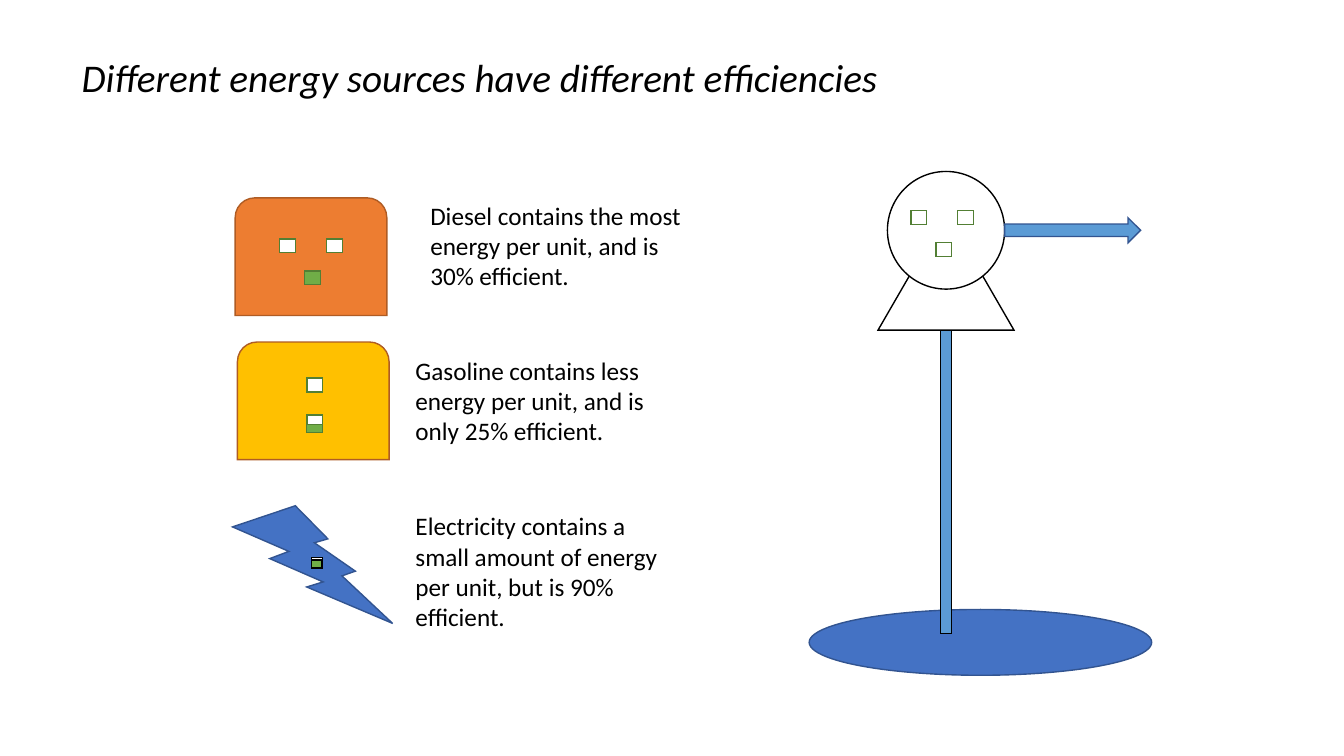
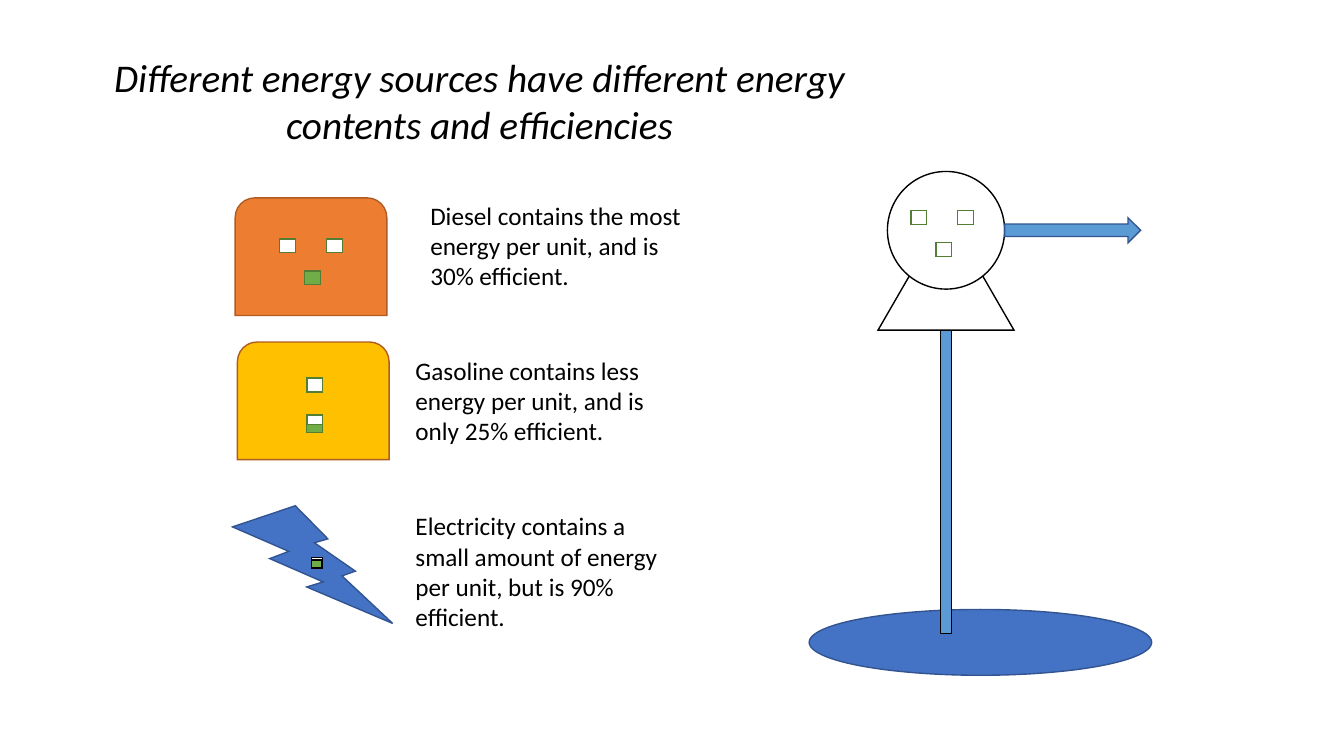
Before and after one commit to vanichols/alfalfa, a slide deck: slide 12 of docs/energy-source-visual.pptx (slide 10 before the commit). Drawn at 1344x756 pixels with LibreOffice and Linux fonts; fonts in the diff are those of the drawing. Boxes give left, top, right and bottom in pixels: in the first picture for what was removed or moved away, otherwise in the second. Text is boxed around its words. In the diff, an @@ line names an element or a change of style, - is before the commit and + after.

Commit message:
update fuel manu energy

```diff
--- a/docs/energy-source-visual.pptx
+++ b/docs/energy-source-visual.pptx
@@ text at [114,64,845,140]: text changed @@
-Different energy sources have different efficiencies
+Different energy sources have different energy contents and efficiencies
```
Also in this commit, not shown: 2 other slides changed, 3 slides added, 24 other files.
